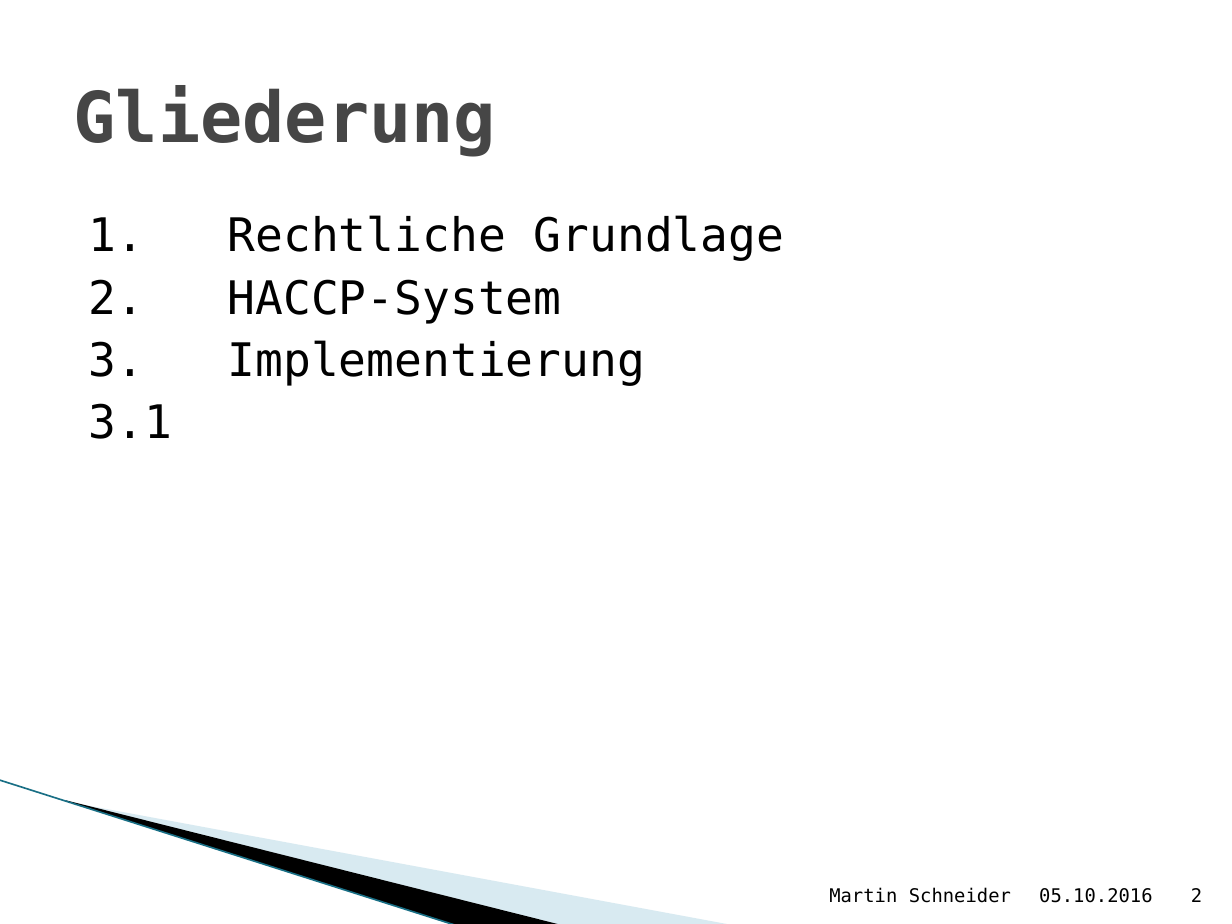
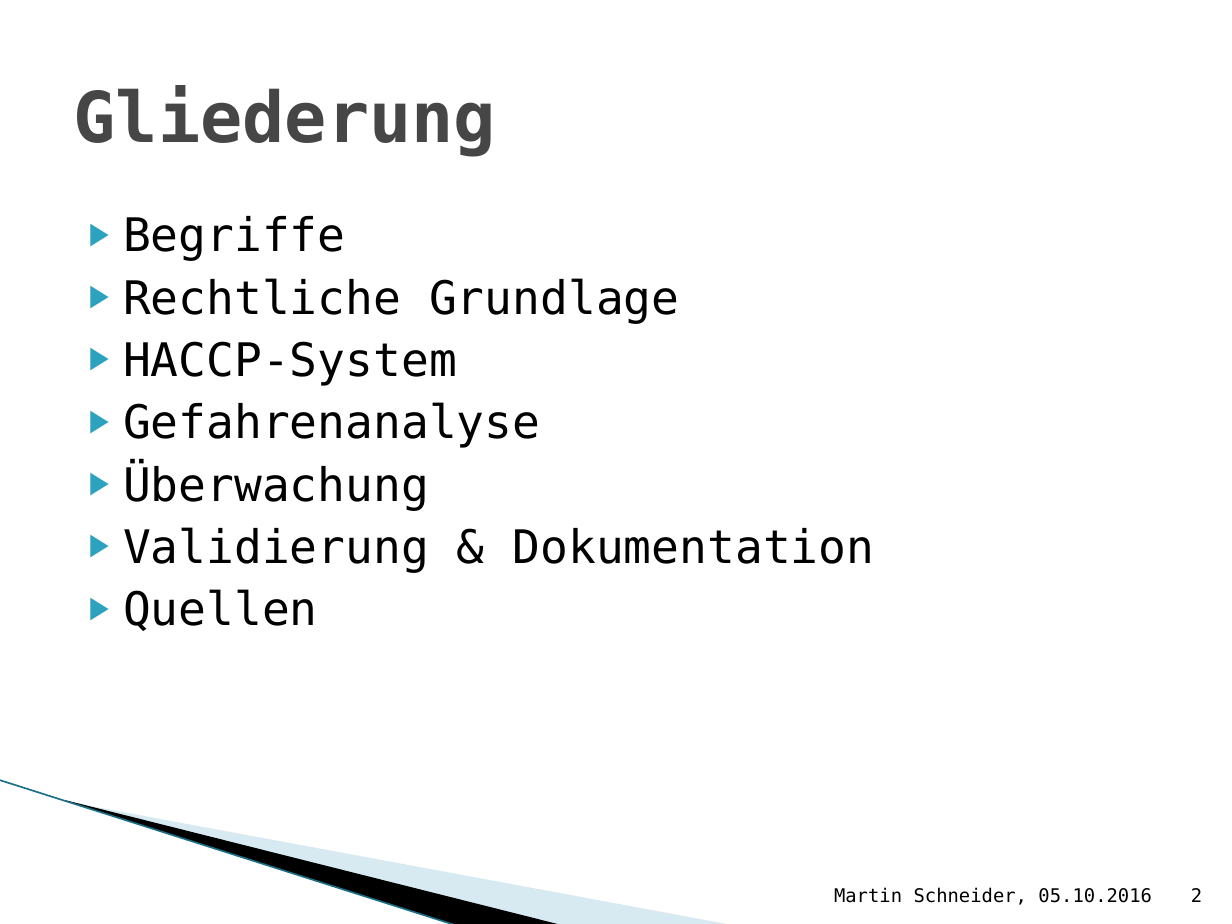
Before and after one commit to Bondzio/Stuff, a slide deck: slide 2 of Recht Vortrag.pptx. Drawn at 1232x924 pixels with LibreOffice and Linux fonts; fonts in the diff are those of the drawing; background and template pictures are left out. Boxes give left, top, right and bottom in pixels: in the first picture for what was removed or moved away, otherwise in the second. Text is boxed around its words. In the diff, an @@ line names an element or a change of style, - is before the commit and + after.

Commit message:
Recht Vortrag.pptx finale Version, Handout zugefügt Kohärenz-Bücher eingeordnet

```diff
--- a/Recht Vortrag.pptx
+++ b/Recht Vortrag.pptx
@@ text at box(123, 216, 875, 631): text changed @@
-1. Rechtliche Grundlage
-2. HACCP-System
-3. Implementierung
-3.1
+▶ Begriffe
+▶ Rechtliche Grundlage
+▶ HACCP-System
+▶ Gefahrenanalyse
+▶ Überwachung
+▶ Validierung & Dokumentation
+▶ Quellen
@@ text at box(834, 887, 1152, 905): text changed @@
-Martin Schneider
+Martin Schneider, 05.10.2016
```
Also in this commit, not shown: 14 other slides changed, 3 slides added, 4 other files.
